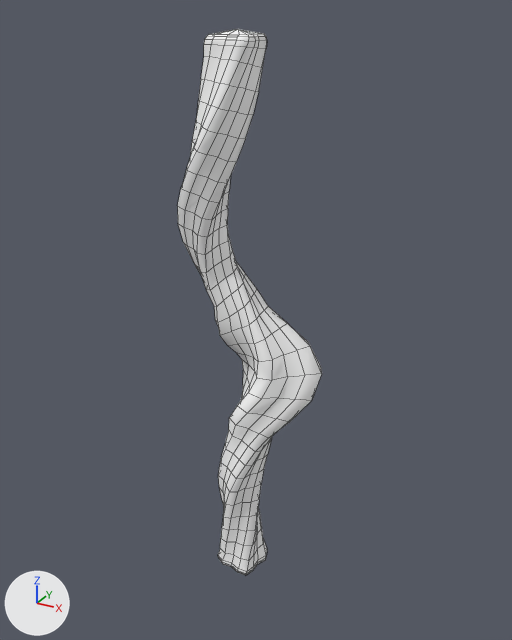
Before and after pictures for a commit that changed the FBX model Grow/Assets/Models/SM_Tree_Branch_S_01.fbx.
One viewpoint serves both versions: a camera (50 mm lens) standing at (0.577, -0.994, 1.038) and looking at (0.005, 0.046, 0.518). The lights are fixed; the arrows at lower left show +X, +Y and +Z. Mesh edges are drawn as thin lines.

In view in the first picture: 'SM_Tree_Branch_S_01'.
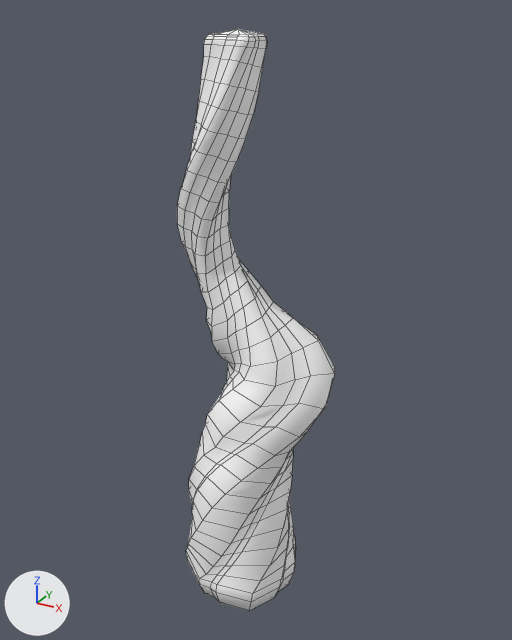
The newer file adds a shape key; the second version is drawn at full value of the shape key 'SM_Tree_Branch_S_05' of 'SM_Tree_Branch_S_01', and the change is written as the vertex moves it makes.

Location of each change, (x1, y1, x2, y2) in pixels of the pictures (512 x 640 px; the box of a moved part takes in the faces that stretch with it):
'SM_Tree_Branch_S_01', reshaped (9% wider, 7% taller)
    before: (177, 29, 322, 575)
    after: (177, 29, 335, 611)
part 1 of me_mesh, moved or reshaped
    before: (177, 191, 322, 575)
    after: (177, 192, 335, 611)

The change in detail:
me_mesh is used by ob_sm_tree_branch_s_01; parent ob_loc_rootpoint; location (0.0, 0.0, 0.0).
me_mesh had 572 vertices, 585 faces and spanned x -10.6..13.3, y -0.8..101.0, z -15.1..7.4.
me_mesh now has 572 vertices, 585 faces and spans x -10.9..15.8, y -7.4..101.0, z -17.6..11.2.
me_mesh part 1: 398 of 572 vertices moved; they spanned x -10.6..13.3, y -0.8..73.6, z -15.1..5.4 and now span x -10.9..15.8, y -7.4..73.6, z -17.6..11.2; mean shift (0.0, -0.5, 0.1); largest move (-0.3, 1.0, -3.7) -> (1.0, 2.0, -10.2).
